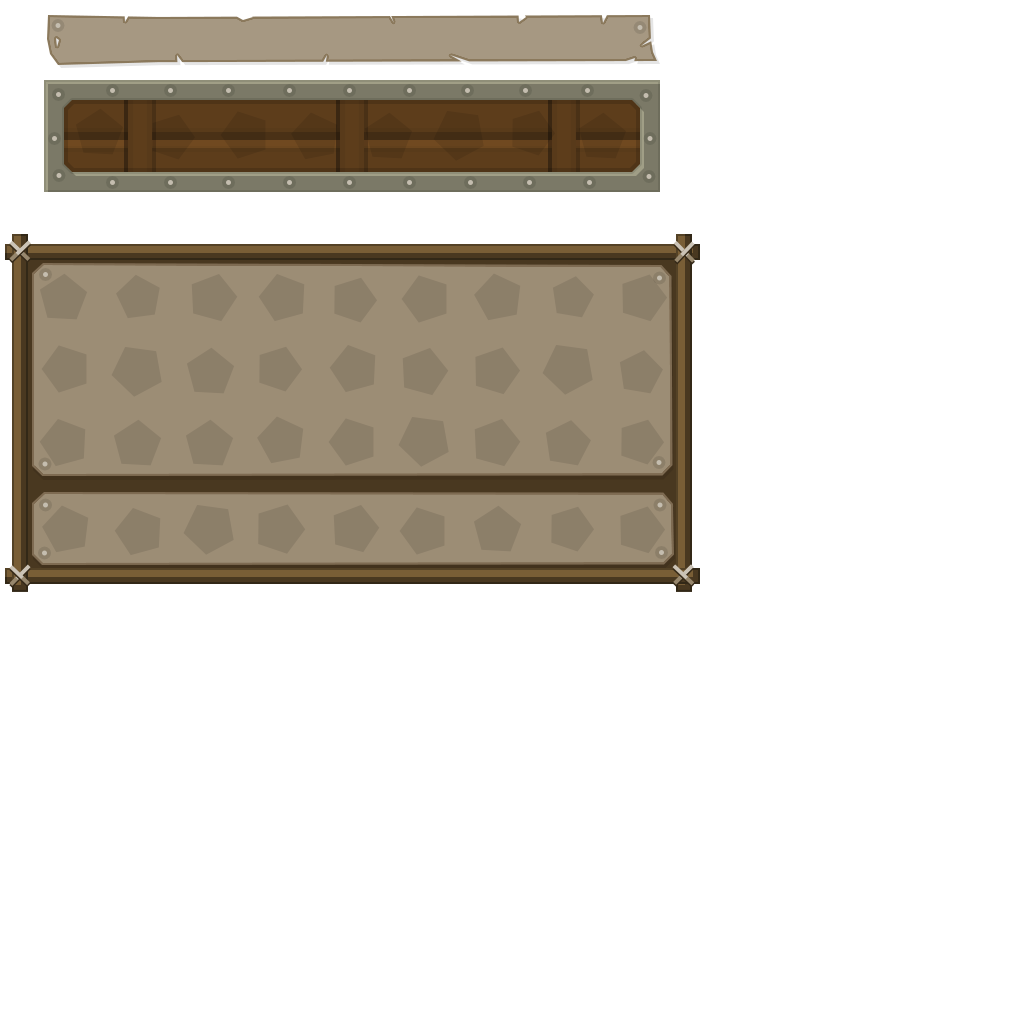
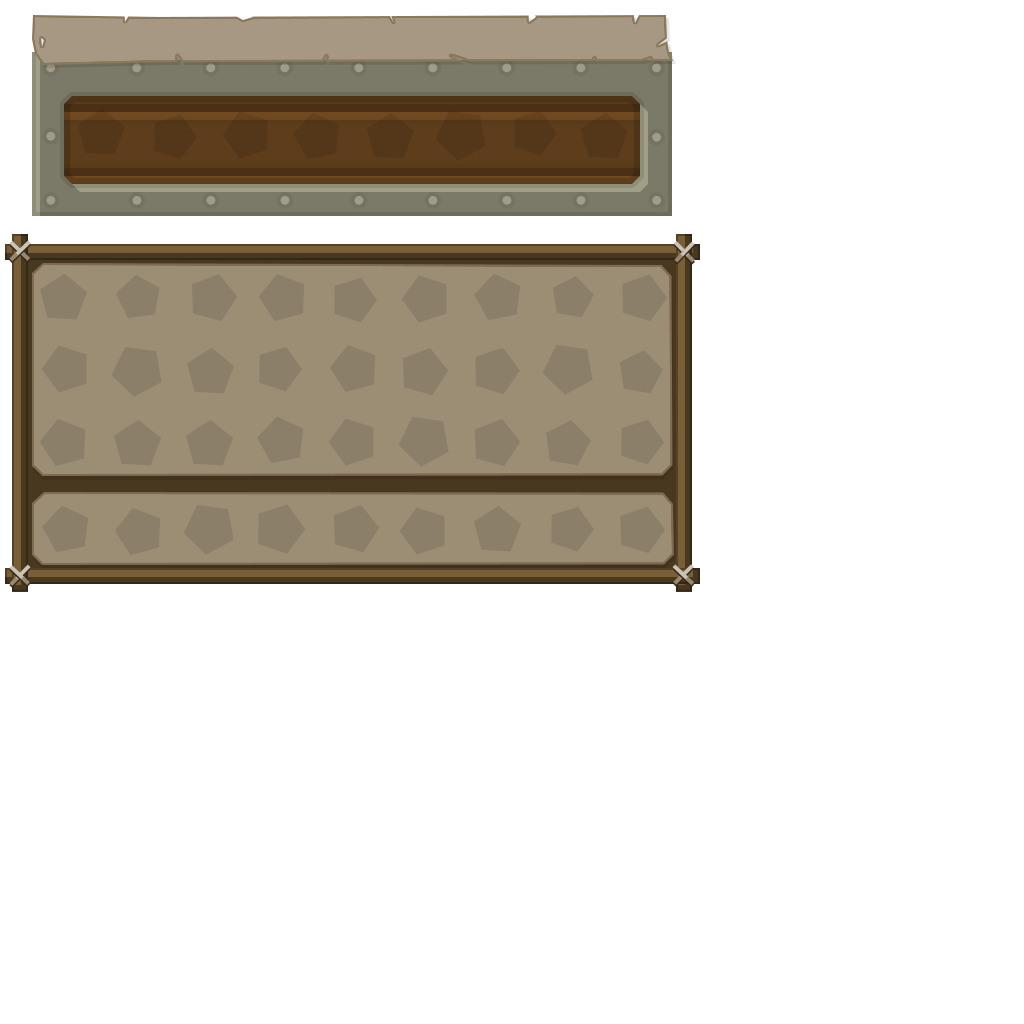
Comparing the layer stacks of the two 1024x1024 images. Changes:
hid "Forme 21 copy" (1st of 2, in "title"), painted on it over box(40, 23, 659, 30)
painted on "Forme 341 copie 2" over box(32, 15, 673, 65)
removed layer "Forme 21" from group "inventaire" over box(42, 88, 664, 556)
renamed "Layer 12" to "Forme 21 copy", showed it, opacity 100% → 50%, moved it into group "inventaire", painted on it, masked it over box(32, 15, 676, 560)
painted on "Forme 20" over box(76, 108, 628, 161)
painted on "Forme 339" over box(32, 52, 672, 216)
hid "Forme 325 copie", painted on it over box(88, 55, 616, 216)
painted on "Forme 10 copie 8" over box(32, 68, 672, 560)
painted on "Forme 326" over box(32, 52, 672, 216)
